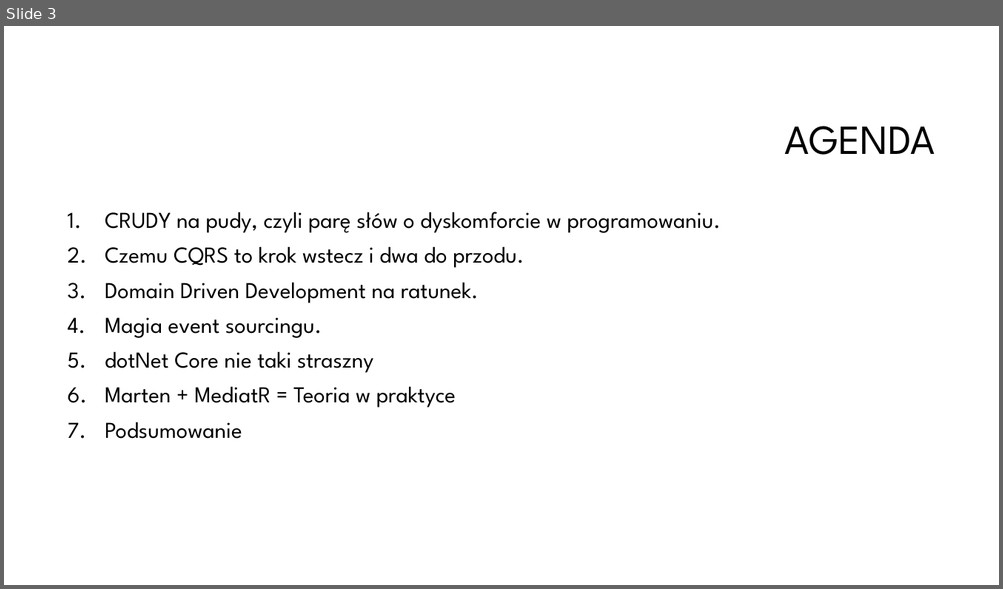
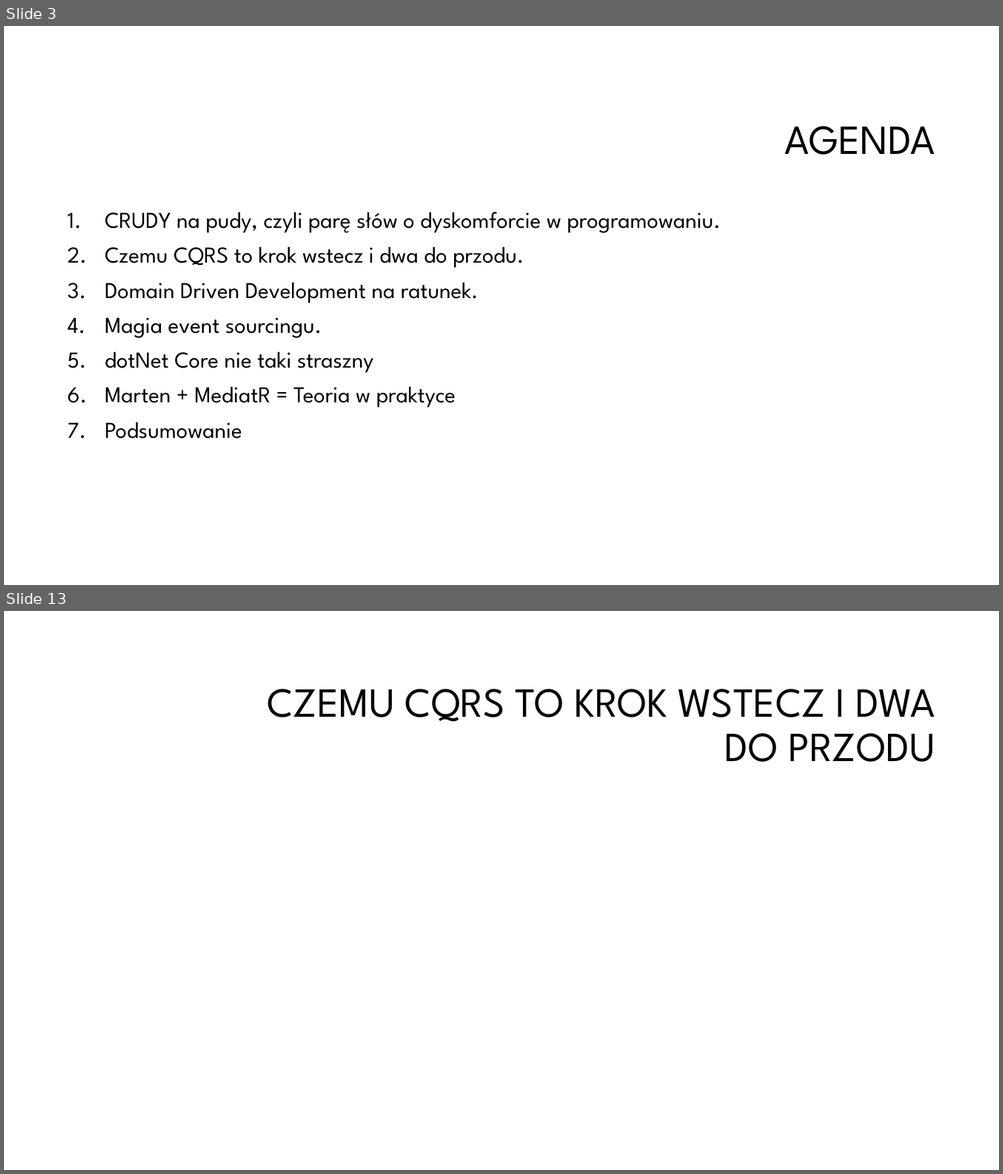
Before and after one commit to oskardudycz/EventSourcing.NetCore, a slide deck: Slides.pptx. Shown one above the other, each under a label of ours: slide 3 before the commit, slides 3 and 13 after it; the slides between them are not shown. The pictures are 1003x589 and 1003x1174 pixels, drawn with LibreOffice and Linux fonts; fonts in the diff are those of the drawing; background and template pictures are left out. Boxes give left, top, right and bottom in pixels: in the first picture for what was removed or moved away, otherwise in the second. Text is boxed around its words. In the diff, an @@ line names an element or a change of style, - is before the commit and + after.

```diff
--- a/Slides.pptx
+++ b/Slides.pptx
@@ slide 13 added at [4,611,999,1170], background #FFFFFF @@
@@ title added at [267,689,935,762], 40 pt, text #000000 @@
+CZEMU CQRS TO KROK WSTECZ I DWA DO PRZODU
```
Also in this commit, not shown: 8 other slides added.
